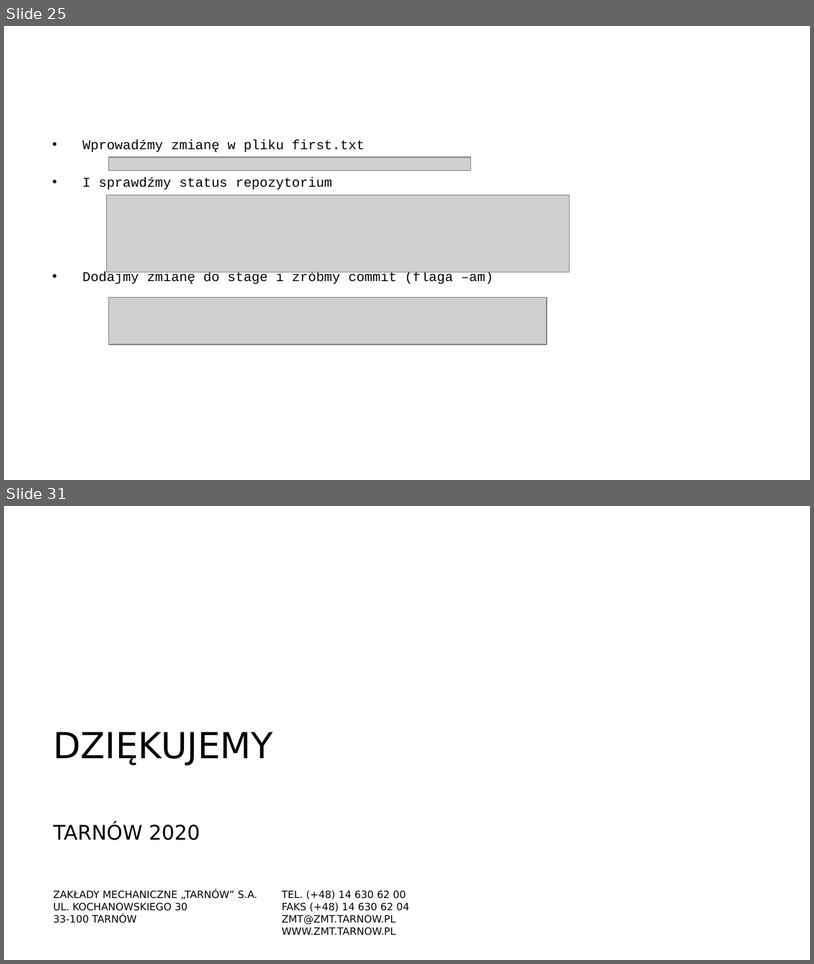
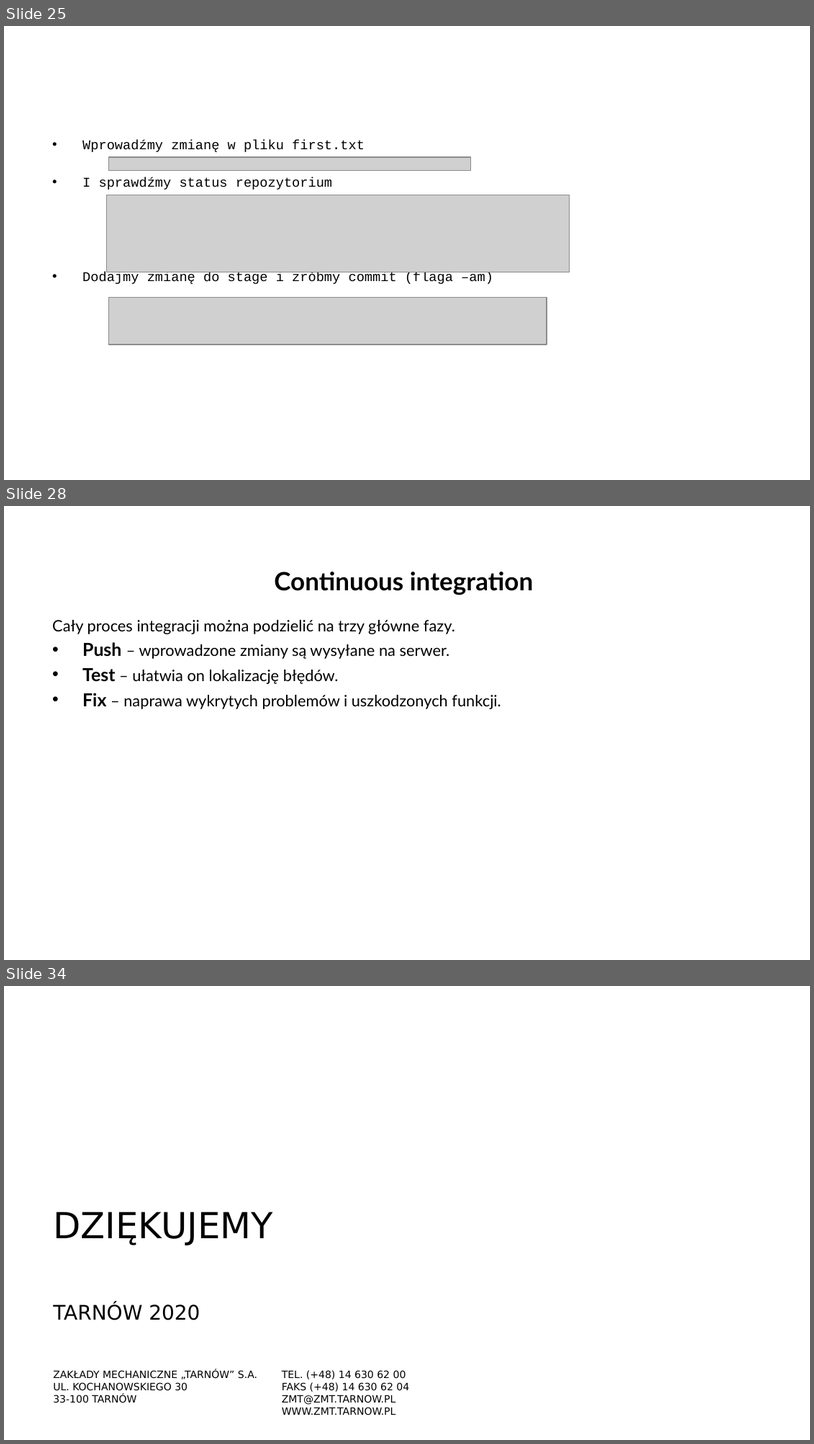
Before and after one commit to arturkwiek/gitlab-tutorial, a slide deck: gitLab - tutorial.pptx. Shown one above the other, each under a label of ours: slides 25 and 31 before the commit, slides 25, 28 and 34 after it; the slides between them are not shown. The pictures are 814x964 and 814x1444 pixels, drawn with LibreOffice and Linux fonts; fonts in the diff are those of the drawing; grey boxes stand for pictures; background and template pictures are left out. Boxes give left, top, right and bottom in pixels: in the first picture for what was removed or moved away, otherwise in the second. Text is boxed around its words. In the diff, an @@ line names an element or a change of style, - is before the commit and + after.

```diff
--- a/gitLab - tutorial.pptx
+++ b/gitLab - tutorial.pptx
@@ slide 28 added at (x1=4, y1=506, x2=810, y2=960), background picture (left out) @@
@@ title added at (x1=274, y1=572, x2=533, y2=595), 22.5 pt, text #000000, bold @@
+Continuous integration
@@ text added at (x1=52, y1=620, x2=501, y2=709), 14 pt, text #000000 @@
+Cały proces integracji można podzielić na trzy główne fazy.
+• Push – wprowadzone zmiany są wysyłane na serwer.
+• Test – ułatwia on lokalizację błędów.
+• Fix – naprawa wykrytych problemów i uszkodzonych funkcji.
@@ what was slide 31 is now slide 34 @@
```
Also in this commit, not shown: 3 slides changed, 5 other slides added, 3 slides removed, 4 other files.
